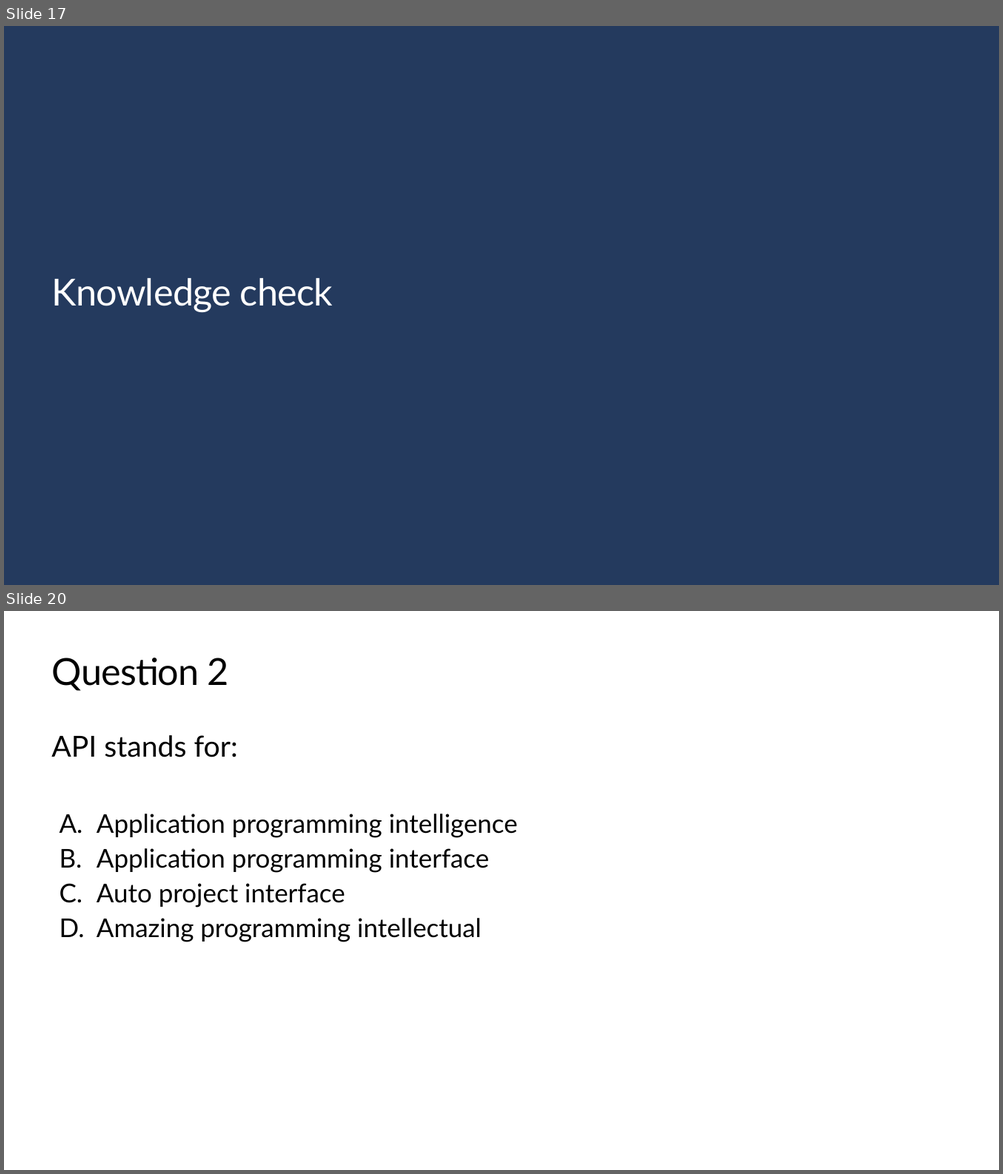
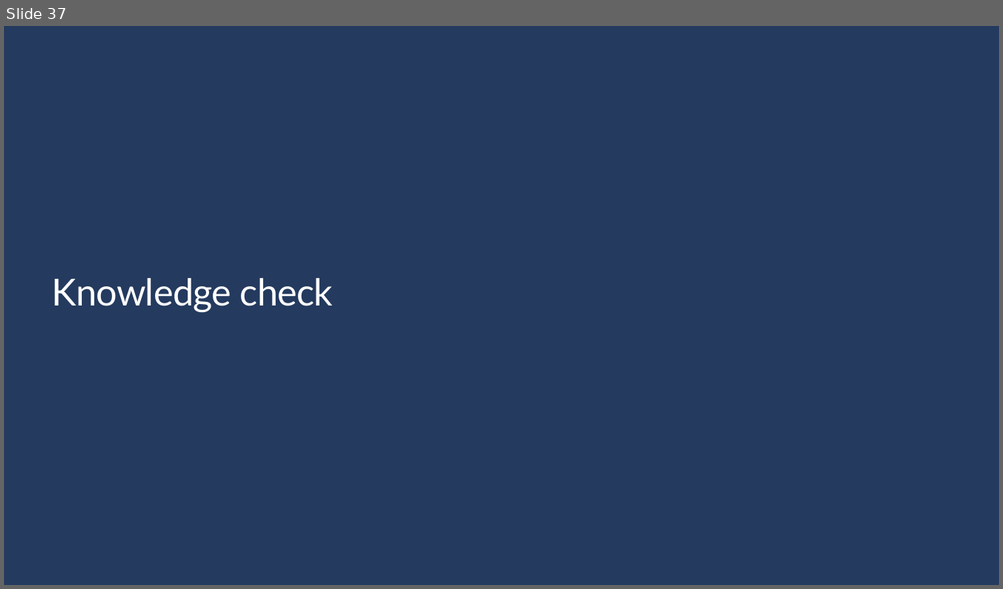
Before and after one commit to microsoft/workshop-library, a slide deck: azure-functions/slides.pptx. Shown one above the other, each under a label of ours: slides 17 and 20 before the commit, slide 37 after it; the slides between them are not shown. The pictures are 1003x1174 and 1003x589 pixels, drawn with LibreOffice and Linux fonts; fonts in the diff are those of the drawing; background and template pictures are left out. Boxes give left, top, right and bottom in pixels: in the first picture for what was removed or moved away, otherwise in the second. Text is boxed around its words. In the diff, an @@ line names an element or a change of style, - is before the commit and + after.

```diff
--- a/azure-functions/slides.pptx
+++ b/azure-functions/slides.pptx
@@ slide 20 removed at bbox=[4, 611, 999, 1170], background #FFFFFF @@
@@ title removed at bbox=[52, 658, 229, 691] @@
-Question 2
@@ text removed at bbox=[51, 735, 238, 758] @@
-API stands for:
@@ text removed at bbox=[96, 814, 518, 943] @@
-  A. Application programming intelligence
-  B. Application programming interface
-  C. Auto project interface
-  D. Amazing programming intellectual
@@ what was slide 17 is now slide 37 @@
```
Also in this commit, not shown: 6 slides changed, 34 slides added, 44 other slides removed.
